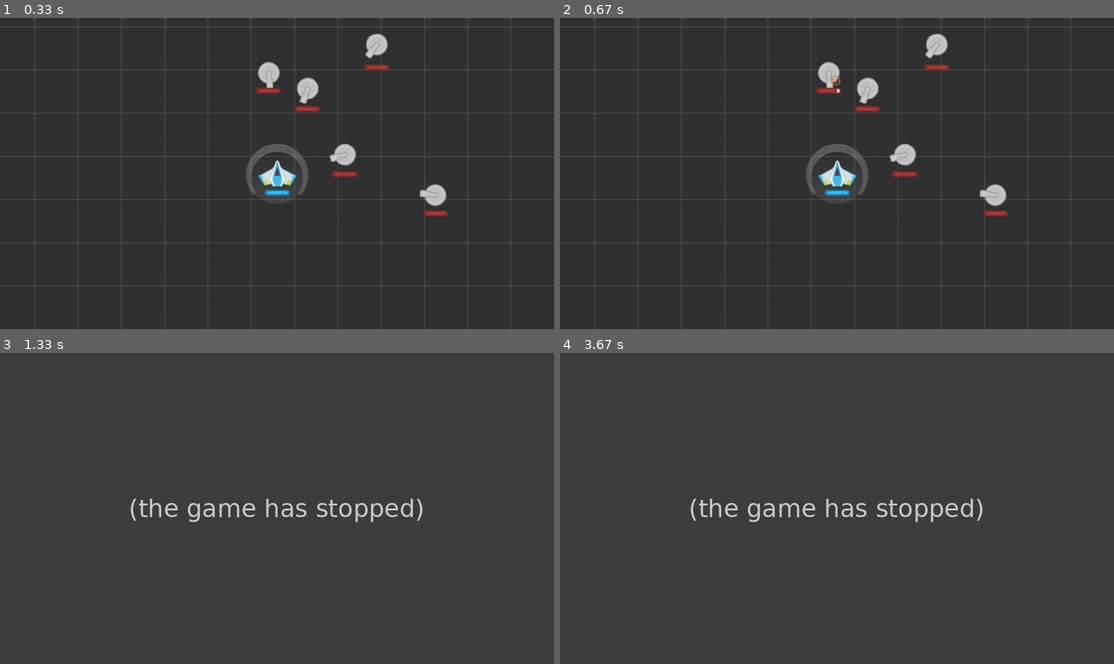
Above: before the commit, frames 1-4 (two rows, left to right).
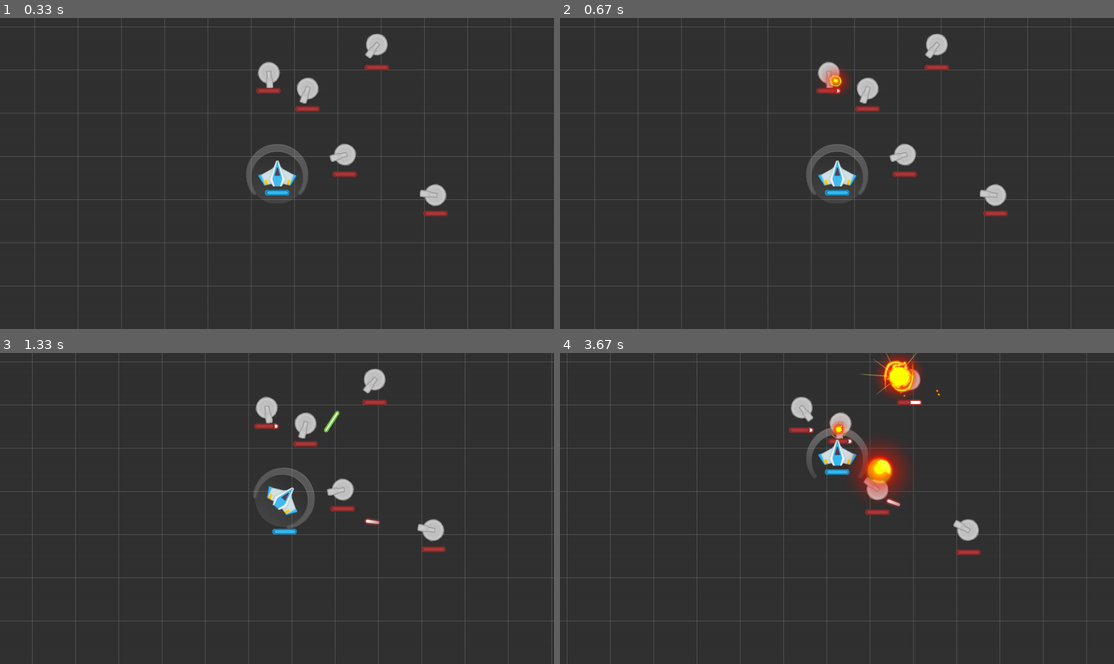
Above: after the commit, the same moments.

Repository: genericprogrammerdude/pygamengn
Game: pygame game, started from main.py
Same seed, same stepped clock (60 frames per second), same inputs: the game is played once before the commit and once after it.
Inputs:
- Up to frame 1 (0.33 s): no input
- Up to frame 2 (0.67 s): tap Space at 0.33 s
- Up to frame 3 (1.33 s): hold D 0.67-1.13 s; tap Space at 0.73, 1.03, 1.23 s; hold W from 1.17 s (still down)
- Up to frame 4 (3.67 s): release W at 1.47 s; hold D 1.5-1.97 s; tap Space at 1.57, 1.87, 2.07, 2.37, 2.63, 2.97, 3.27, 3.4 s; hold A 2-2.53 s; hold S 2.57-2.87 s; hold A 2.9-3.3 s; hold W from 3.33 s (still down)

Frame 1 is identical in both runs. In frame 2, 0.3% of the frame differs, in the area x 47-53%, y 16-25%; in frame 3, 3.5%; in frame 4, 5.0%, in the area x 1-96%, y 0-87%.
Error before the commit: AttributeError: 'Group' object has no attribute 'move_to_back' (turret.py line 49); the game stopped at 1.03 s (later frames are placeholders)

Commit message:
Improved parsing of references to images and assets in the JSON file.

Diff:
--- a/Assets/inventory-dev.json
+++ b/Assets/inventory-dev.json
@@ -22,7 +22,7 @@
         "explosion_atlas": {
             "class_name": "Atlas",
             "kwargs": {
-                "image": ["explosion1", "explosion2", "explosion3", "explosion4"],
+                "image_list:images": ["explosion1", "explosion2", "explosion3", "explosion4"],
                 "frame_size": [256, 256]
             }
         }
@@ -32,7 +32,7 @@
         "PlayerShip": {
             "class_name": "Ship",
             "kwargs": {
-                "image": "ship",
+                "image:image": "ship",
                 "velocity_decay_factor": 0.9,
                 "scale": 0.8,
                 "projectile_type": "PlayerProjectile",
@@ -53,7 +53,7 @@
         "PlayerHealthBar": {
             "class_name": "HealthBar",
             "kwargs": {
-                "image": ["player_health_bar_bg", "player_health_bar_fg"],
+                "image_list:images": ["player_health_bar_bg", "player_health_bar_fg"],
                 "heading": 90,
                 "is_collidable": false
             }
@@ -61,7 +61,7 @@
         "EnemyTurret": {
             "class_name": "Turret",
             "kwargs": {
-                "image": "turret",
+                "image:image": "turret",
                 "projectile_type": "EnemyTurretProjectile",
                 "scale": 1.25,
                 "fire_freq": 2250
@@ -81,7 +81,7 @@
         "TurretHealthBar": {
             "class_name": "HealthBar",
             "kwargs": {
-                "image": ["turret_health_bar_bg", "turret_health_bar_fg"],
+                "image_list:images": ["turret_health_bar_bg", "turret_health_bar_fg"],
                 "heading": 90,
                 "is_collidable": false
             }
@@ -89,14 +89,14 @@
         "EnemyTurretGun": {
             "class_name": "GameObject",
             "kwargs": {
-                "image": "turret_gun",
+                "image:image": "turret_gun",
                 "is_collidable": false
             }
         },
         "EnemyTurretProjectile": {
             "class_name": "Projectile",
             "kwargs": {
-                "image": "turret_projectile",
+                "image:image": "turret_projectile",
                 "death_effect": "Explosion",
                 "damage": 10,
                 "velocity": 500
@@ -105,7 +105,7 @@
         "Explosion": {
             "class_name": "AnimatedTexture",
             "kwargs": {
-                "asset": "explosion_atlas",
+                "asset:asset": "explosion_atlas",
                 "duration": 750,
                 "scale": 1
             }
@@ -113,13 +113,13 @@
         "PlayerShield": {
             "class_name": "Shield",
             "kwargs": {
-                "image": ["shield3", "shield2", "shield1"]
+                "image_list:images": ["shield3", "shield2", "shield1"]
             }
         },
         "PlayerProjectile": {
             "class_name": "Projectile",
             "kwargs": {
-                "image": "player_projectile",
+                "image:image": "player_projectile",
                 "death_effect": "Explosion",
                 "damage": 15,
                 "velocity": 800
--- a/Assets/inventory.json
+++ b/Assets/inventory.json
@@ -22,7 +22,7 @@
         "explosion_atlas": {
             "class_name": "Atlas",
             "kwargs": {
-                "image": ["explosion1", "explosion2", "explosion3", "explosion4"],
+                "image_list:images": ["explosion1", "explosion2", "explosion3", "explosion4"],
                 "frame_size": [256, 256]
             }
         }
@@ -32,7 +32,7 @@
         "PlayerShip": {
             "class_name": "Ship",
             "kwargs": {
-                "image": "ship",
+                "image:image": "ship",
                 "velocity_decay_factor": 0.9,
                 "scale": 0.8,
                 "projectile_type": "PlayerProjectile",
@@ -53,7 +53,7 @@
         "PlayerHealthBar": {
             "class_name": "HealthBar",
             "kwargs": {
-                "image": ["player_health_bar_bg", "player_health_bar_fg"],
+                "image_list:images": ["player_health_bar_bg", "player_health_bar_fg"],
                 "heading": 90,
                 "is_collidable": false
             }
@@ -61,7 +61,7 @@
         "EnemyTurret": {
             "class_name": "Turret",
             "kwargs": {
-                "image": "turret",
+                "image:image": "turret",
                 "projectile_type": "EnemyTurretProjectile",
                 "scale": 1.25,
                 "fire_freq": 2250
@@ -81,7 +81,7 @@
         "TurretHealthBar": {
             "class_name": "HealthBar",
             "kwargs": {
-                "image": ["turret_health_bar_bg", "turret_health_bar_fg"],
+                "image_list:images": ["turret_health_bar_bg", "turret_health_bar_fg"],
                 "heading": 90,
                 "is_collidable": false
             }
@@ -89,14 +89,14 @@
         "EnemyTurretGun": {
             "class_name": "GameObject",
             "kwargs": {
-                "image": "turret_gun",
+                "image:image": "turret_gun",
                 "is_collidable": false
             }
         },
         "EnemyTurretProjectile": {
             "class_name": "Projectile",
             "kwargs": {
-                "image": "turret_projectile",
+                "image:image": "turret_projectile",
                 "death_effect": "Explosion",
                 "damage": 10,
                 "velocity": 500
@@ -105,7 +105,7 @@
         "Explosion": {
             "class_name": "AnimatedTexture",
             "kwargs": {
-                "asset": "explosion_atlas",
+                "asset:asset": "explosion_atlas",
                 "duration": 750,
                 "scale": 1
             }
@@ -113,13 +113,13 @@
         "PlayerShield": {
             "class_name": "Shield",
             "kwargs": {
-                "image": ["shield3", "shield2", "shield1"]
+                "image_list:images": ["shield3", "shield2", "shield1"]
             }
         },
         "PlayerProjectile": {
             "class_name": "Projectile",
             "kwargs": {
-                "image": "player_projectile",
+                "image:image": "player_projectile",
                 "death_effect": "Explosion",
                 "damage": 15,
                 "velocity": 800
--- a/GameEngine/animated_texture.py
+++ b/GameEngine/animated_texture.py
@@ -11,6 +11,7 @@
 
     def __init__(self, asset, duration, scale=1.0):
         super().__init__(asset.frames[0][0], False, scale)
+        self.dirty_image = False
         self.asset = asset
         self.duration = duration
         self.animation_time = 0
--- a/GameEngine/atlas.py
+++ b/GameEngine/atlas.py
@@ -8,7 +8,7 @@
 class Atlas(GameObjectBase):
     """Texture atlas that can be shared by GameObjects."""
 
-    def __init__(self, frame_size, image, images):
+    def __init__(self, frame_size, images):
         # Build frame images from atlas
         self.frame_size = frame_size
         self.images = images
@@ -18,7 +18,7 @@
             image_frames = []
             for y in range(0, rect.height, frame_size[1]):
                 for x in range(0, rect.width, frame_size[0]):
-                    rect = pygame.Rect(x, y, frame_size[0], frame_size[1])
-                    frame = img.subsurface(rect)
+                    frame_rect = pygame.Rect(x, y, frame_size[0], frame_size[1])
+                    frame = img.subsurface(frame_rect)
                     image_frames.append(frame)
             self.frames.append(image_frames)
--- a/GameEngine/game_object_factory.py
+++ b/GameEngine/game_object_factory.py
@@ -23,7 +23,9 @@
     game_types = {}
     assets = {}
     __image_json_objects = []
+    __image_list_json_objects = []
     __asset_json_objects = []
+    __asset_list_json_objects = []
 
     @classmethod
     def initialize(cls, inventory_fp):
@@ -33,40 +35,43 @@
         cls.surfaces = {}
         data_images = data["surfaces"]
         for key in data_images.keys():
-            cls.surfaces[key] = pygame.image.load(data_images[key])
+            cls.surfaces[key] = pygame.image.load(data_images[key]).convert_alpha()
 
         # Assets and game_types can be assigned directly
         cls.game_types = data["game_types"]
 
         # Initialize assets with surfaces and the corresponding asset object
         cls.assets = data["assets"]
+
+        # Replace image names with loaded Surfaces
+        for obj, key in cls.__image_json_objects:
+            image_name = obj[key]
+            obj[key[len("image:"):]] = cls.surfaces[image_name]
+            del obj[key]
+        del cls.__image_json_objects
+
+        # Replace image lists with loaded Surfaces
+        for obj, key in cls.__image_list_json_objects:
+            image_list = obj[key]
+            obj[key[len("image_list:"):]] = [cls.surfaces[image_str] for image_str in image_list]
+            del obj[key]
+        del cls.__image_list_json_objects
+
+        # Create asset objects
         for key in cls.assets.keys():
             asset_spec = cls.assets[key]
-            if isinstance(asset_spec["kwargs"]["image"], str):
-                asset_spec["kwargs"]["image"] = cls.surfaces[asset_spec["kwargs"]["image"]]
-            elif isinstance(asset_spec["kwargs"]["image"], list):
-                images = asset_spec["kwargs"]["image"]
-                asset_spec["kwargs"]["image"] = cls.surfaces[images[0]]
-                asset_spec["kwargs"]["images"] = [cls.surfaces[images[i]] for i in range(len(images))]
             asset_spec["asset"] = GameObjectFactory.__create_object(asset_spec)
 
-        # Replace image names with loaded Surfaces
-        for o in cls.__image_json_objects:
-            if isinstance(o["image"], str):
-                image_str = o["image"]
-                o["image"] = cls.surfaces[image_str]
-            elif isinstance(o["image"], list):
-                images = o["image"]
-                o["image"] = cls.surfaces[images[0]]
-                o["images"] = [cls.surfaces[images[i]] for i in range(len(images))]
-        del cls.__image_json_objects
+        # Replace asset names with loaded assets
+        for obj, key in cls.__asset_json_objects:
+            asset_name = obj[key]
+            obj[key[len("asset:"):]] = cls.assets[asset_name]["asset"]
+            del obj[key]
+        del cls.__asset_json_objects
 
-        # Replace asset names with the loaded assets
-        for o in cls.__asset_json_objects:
-            if isinstance(o["asset"], str):
-                asset_str = o["asset"]
-                o["asset"] = cls.assets[asset_str]["asset"]
-        del cls.__asset_json_objects
+        # Replace image lists with loaded Surfaces
+        # TODO: Implement me!
+        del cls.__asset_list_json_objects
 
     @classmethod
     def create(cls, name: str, **kwargs) -> GameObjectBase:
@@ -104,10 +109,15 @@
     @classmethod
     def __json_object_hook(cls, obj_dict):
         """Keeps track of JSON objects (dictionaries) that will have to be initialized further."""
-        if "image" in obj_dict:
-            cls.__image_json_objects.append(obj_dict)
-        if "asset" in obj_dict:
-            cls.__asset_json_objects.append(obj_dict)
+        for key in obj_dict.keys():
+            if key.startswith("image:"):
+                cls.__image_json_objects.append((obj_dict, key))
+            elif key.startswith("image_list:"):
+                cls.__image_list_json_objects.append((obj_dict, key))
+            elif key.startswith("asset:"):
+                cls.__asset_json_objects.append((obj_dict, key))
+            elif key.startswith("asset_list:"):
+                cls.__asset_list_json_objects.append((obj_dict, key))
         return obj_dict
 
     @classmethod
--- a/GameEngine/health_bar.py
+++ b/GameEngine/health_bar.py
@@ -7,8 +7,8 @@
 @GameObjectFactory.register("HealthBar")
 class HealthBar(GameObject):
 
-    def __init__(self, image, images, **kwargs):
-        super().__init__(image, **kwargs)
+    def __init__(self, images, **kwargs):
+        super().__init__(images[0], **kwargs)
         self.images = images
 
     def update(self, delta):
--- a/GameEngine/shield.py
+++ b/GameEngine/shield.py
@@ -5,8 +5,8 @@
 @GameObjectFactory.register("Shield")
 class Shield(GameObject):
 
-    def __init__(self, image, images):
-        super().__init__(image)
+    def __init__(self, images):
+        super().__init__(images[0])
         self.images = images
         self.image_index = 0
 
